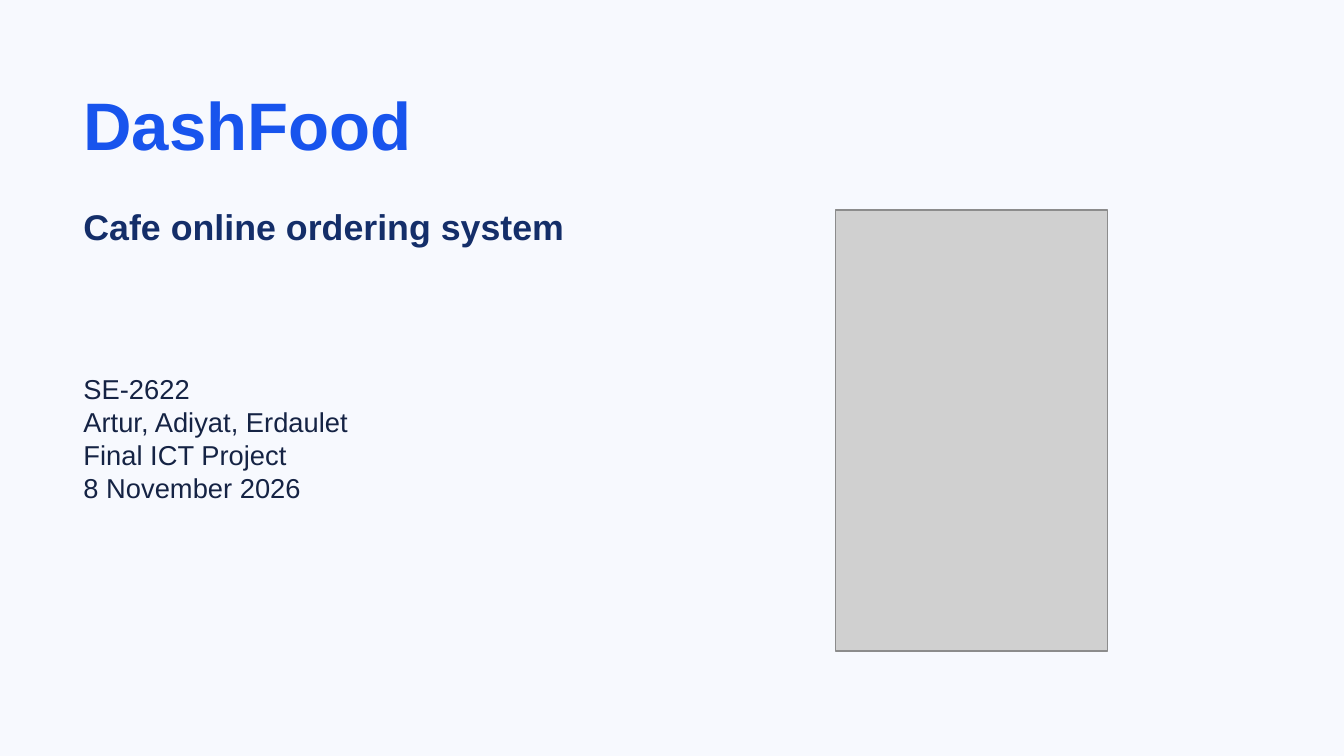
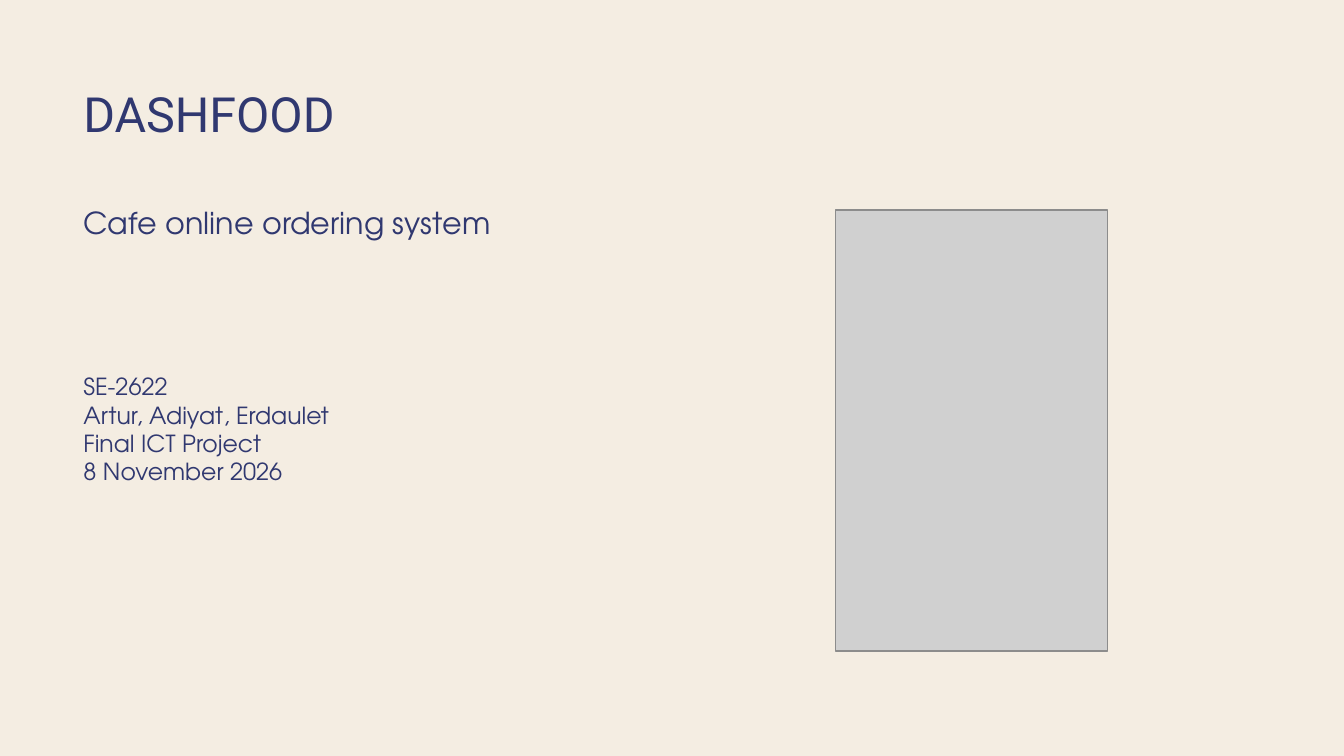
Before and after one commit to Arqode/CafeSystem, a slide deck: slide 1 of output/final/DashFood_Final_Presentation.pptx. Drawn at 1344x756 pixels with LibreOffice and Linux fonts; fonts in the diff are those of the drawing; grey boxes stand for pictures. Boxes give left, top, right and bottom in pixels: in the first picture for what was removed or moved away, otherwise in the second. Text is boxed around its words. In the diff, an @@ line names an element or a change of style, - is before the commit and + after.

Commit message:
Finalize verification, reports and final defense guide

```diff
--- a/output/final/DashFood_Final_Presentation.pptx
+++ b/output/final/DashFood_Final_Presentation.pptx
@@ background #F7F9FE to #F4EDE2 @@
@@ text at (83,97,334,133): text changed; size 48 to 34.6 pt; font Arial to Roboto; text colour #1854ED to #303870; bold off @@
-DashFood
+DASHFOOD
@@ text "Cafe online ordering system" at (83,211,490,241): size 25.5 to 21.6 pt, font Arial to TeX Gyre Adventor, text colour #142E69 to #303870, bold off @@
@@ text "SE-2622" at (83,377,329,481): size 19.5 to 16.8 pt, font Arial to TeX Gyre Adventor, text colour #152344 to #303870 @@
```
Also in this commit, not shown: 9 other slides changed, 54 other files.
